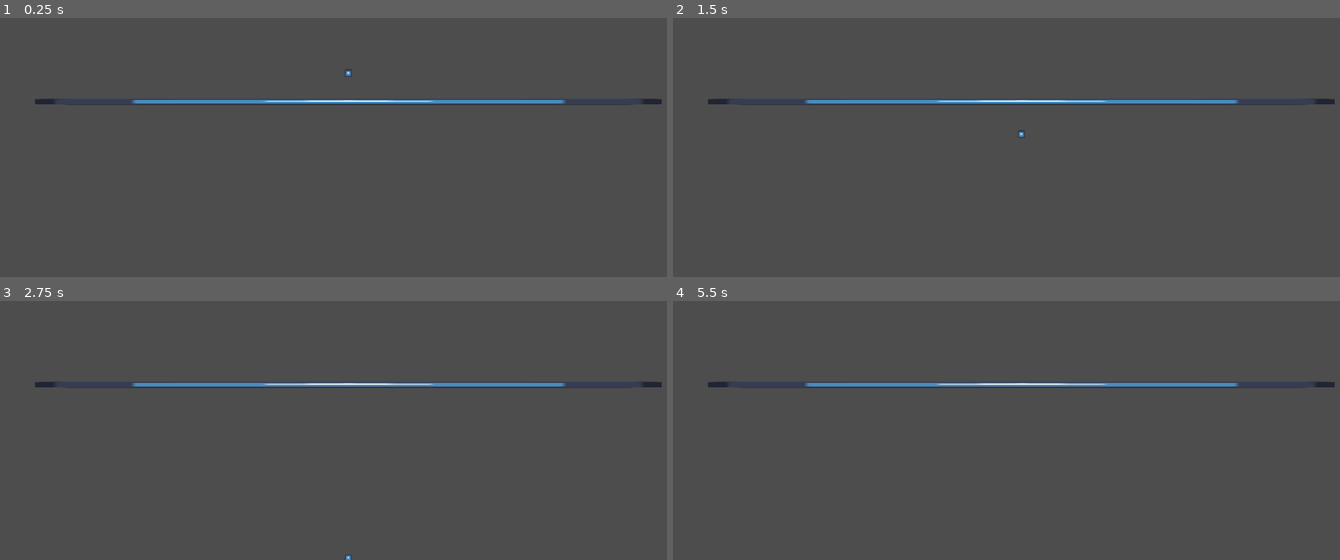
Above: before the commit, frames 1-4 (two rows, left to right).
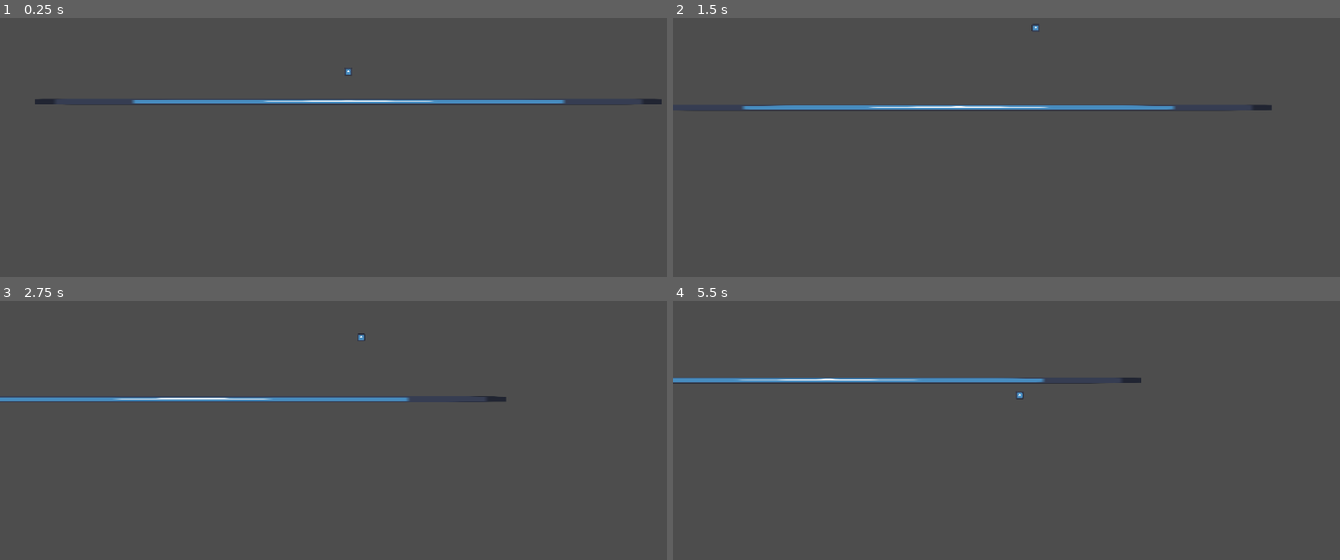
Above: after the commit, the same moments.

Repository: Shaydas1/UWGameJamSpring2025
Game: Godot game, scene res://Scenes/Testing/PlayerTest.tscn
The game is run twice, just before and just after one commit, with the same random seed, the same clock (stepped at 60 frames per second) and the same inputs. The engine's default icon, where the game draws it, is replaced by a stand-in: a white triangle on a blue panel in a dark square.
Inputs:
- Up to frame 1 (0.25 s): no input
- Up to frame 2 (1.5 s): tap Enter (ui_accept) at 0.5, 0.6, 0.77, 1.07, 1.25, 1.35 s
- Up to frame 3 (2.75 s): tap Enter (ui_accept) at 1.52, 1.82, 2.1 s
- Up to frame 4 (5.5 s): tap Enter (ui_accept) at 2.75, 2.85, 3.02, 3.32, 3.5, 3.6, 3.77, 4.07, 4.25, 4.35, 4.52, 4.82, 5.1 s

The runs differ from the first frame. In frame 1, less than 0.1% of the frame differs, in the area x 51-53%, y 19-23%; in frame 2, 2.5%, in the area x 1-100%, y 2-46%; in frame 3, 2.2%; in frame 4, 2.1%.
Error before the commit: Parse Error: Too few arguments for "clamp()" call. Expected at least 2 but received 0. (res://Scripts/Player/hook.gd:71)

Commit message:
made the controller work nicely

Diff:
--- a/uwgamejamspring2025/Scenes/Player/hook.tscn
+++ b/uwgamejamspring2025/Scenes/Player/hook.tscn
@@ -11,9 +11,7 @@
 [node name="Hook" type="RigidBody2D"]
 lock_rotation = true
 script = ExtResource("1_3f4bw")
-water_gravity_scale = null
-water_damping = null
-max_speed = null
+max_distance = 10000.0
 metadata/_custom_type_script = "uid://h75fjws6n6gm"
 
 [node name="Sprite2D" type="Sprite2D" parent="."]
--- /dev/null
+++ b/uwgamejamspring2025/Scenes/Player/player.tscn
@@ -0,0 +1,23 @@
+[gd_scene load_steps=3 format=3 uid="uid://bh31uecwwg144"]
+
+[ext_resource type="Script" uid="uid://btpwjr5kbtivy" path="res://Scripts/Player/player.gd" id="1_v0iea"]
+[ext_resource type="Script" uid="uid://gf0klh0bhd8o" path="res://Scripts/Player/jerk_controller.gd" id="2_a3d8c"]
+
+[node name="Player" type="Node2D"]
+script = ExtResource("1_v0iea")
+metadata/_custom_type_script = "uid://btpwjr5kbtivy"
+
+[node name="JerkController" type="Node" parent="."]
+script = ExtResource("2_a3d8c")
+reel_strength = 200.0
+jerk_strength = 2000.0
+metadata/_custom_type_script = "uid://gf0klh0bhd8o"
+
+[node name="JerkTimer" type="Timer" parent="JerkController"]
+wait_time = 0.5
+
+[node name="JerkBuffer" type="Timer" parent="JerkController"]
+wait_time = 0.1
+
+[node name="JerkDuration" type="Timer" parent="JerkController"]
+wait_time = 0.05
--- a/uwgamejamspring2025/Scenes/Testing/PlayerTest.tscn
+++ b/uwgamejamspring2025/Scenes/Testing/PlayerTest.tscn
@@ -1,6 +1,6 @@
 [gd_scene load_steps=5 format=3 uid="uid://co8qa22cll52f"]
 
-[ext_resource type="PackedScene" uid="uid://bh31uecwwg144" path="res://Scenes/player.tscn" id="1_e3nua"]
+[ext_resource type="PackedScene" uid="uid://bh31uecwwg144" path="res://Scenes/Player/player.tscn" id="1_e3nua"]
 [ext_resource type="PackedScene" uid="uid://d0ysbbmva5x1m" path="res://Scenes/Player/hook.tscn" id="2_xpv2e"]
 [ext_resource type="Texture2D" uid="uid://ndpwmba1hhrc" path="res://icon.svg" id="3_xpv2e"]
 
@@ -9,13 +9,17 @@
 
 [node name="PlayerTest" type="Node2D"]
 
-[node name="Camera2D" type="Camera2D" parent="."]
-zoom = Vector2(0.1, 0.1)
-
 [node name="Player" parent="." instance=ExtResource("1_e3nua")]
 position = Vector2(0, -160)
+cast_strength = 2000.0
 
 [node name="Hook" parent="Player" instance=ExtResource("2_xpv2e")]
+
+[node name="Camera2D" type="Camera2D" parent="Player/Hook"]
+position = Vector2(0, 160)
+zoom = Vector2(0.1, 0.1)
+position_smoothing_enabled = true
+drag_vertical_enabled = true
 
 [node name="water" type="Area2D" parent="." groups=["water"]]
 
--- /dev/null
+++ b/uwgamejamspring2025/Scenes/Testing/smooth_follow.gd
@@ -0,0 +1,7 @@
+extends Camera2D
+@export var target : Node2D
+
+
+func _process(delta):
+	global_position = target.position
+3
--- a/uwgamejamspring2025/Scenes/player.tscn
+++ /dev/null
@@ -1,7 +0,0 @@
-[gd_scene load_steps=2 format=3 uid="uid://bh31uecwwg144"]
-
-[ext_resource type="Script" uid="uid://btpwjr5kbtivy" path="res://Scripts/Player/player.gd" id="1_v0iea"]
-
-[node name="Player" type="Node2D"]
-script = ExtResource("1_v0iea")
-metadata/_custom_type_script = "uid://btpwjr5kbtivy"
--- /dev/null
+++ b/uwgamejamspring2025/Scripts/Player/cast_controller.gd
@@ -0,0 +1 @@
+extends Node
--- a/uwgamejamspring2025/Scripts/Player/hook.gd
+++ b/uwgamejamspring2025/Scripts/Player/hook.gd
@@ -1,73 +1,164 @@
 extends RigidBody2D
 class_name Hook
 
-@export var water_gravity_scale : float = 0.1
-@export var water_damping : float = 0
+@export var water_gravity_scale : float = 0.8
+@export var water_damping : float = 0.3
 
-@export var max_speed : float = 100000
+@export var max_fall_speed : float = 500
 
+@export var max_distance : float
+@export var jerk_cut_factor: float = 0.2
 signal entered_water
 signal exited_water
 
 signal hook_lost
 
-var in_water := false
-var paused := false
+var in_water : bool = false
+
+var reeling : bool = false
+var reel_strength : float = false
+
+var enabled : bool = false
 
 
-func pause(value: bool):
-	set_deferred("paused", value)
-	set_deferred("sleeping", value)
-	set_deferred("freeze", value)
+var target : Node2D = null
 
 
+func enable():
+	enabled = true
+	in_water = false
+	reeling = false
+	set_gravity()
+
+
+func disable():
+	enabled = false
+
+
+func cast(strength: float, angle : float):
+	if in_water:
+		return
+
+	var direction = Vector2.UP.rotated(deg_to_rad(angle))
+	call_deferred("apply_central_impulse", direction * strength)
+
+
+func _set_reeling(value: bool):
+	if not in_water:
+		return
+
+	reeling = value
+	set_gravity()
+
+
+func start_reeling(strength: float):
+	_set_reeling(true)
+	reel_strength = strength
+	print_debug(gravity_scale, in_water)
+
+
+func stop_reeling():
+	_set_reeling(false)
+	print_debug(gravity_scale, in_water)
+
+
+func _get_direction_to_target() -> Vector2:
+	return (target.global_position - global_position).normalized()
+
+
+func jerk(strength: float):
+	if not in_water:
+		return _get_direction_to_target
+
+	linear_velocity = Vector2.ZERO
+	call_deferred("apply_central_impulse", strength * _get_direction_to_target())
+
+
+func end_jerk():
+	if linear_velocity.y < 0:
+		linear_velocity.y *= jerk_cut_factor
+
+	if linear_velocity.x < 0:
+		linear_velocity.x *= jerk_cut_factor
+
+func reel():
+	apply_central_force(reel_strength * _get_direction_to_target())
+
+func initialize(target: Node2D):
+	self.target = target
+
+
+func set_gravity():
+	if reeling:
+		gravity_scale = 0
+		return
+
+	if in_water:
+		gravity_scale = water_gravity_scale
+
+	else:
+		gravity_scale = 1
+
+
+func _integrate_forces(state: PhysicsDirectBodyState2D) -> void:
+	if not enabled:
+		state.linear_velocity = Vector2.ZERO
+
+	if not in_water:
+		return
+
+	state.linear_velocity.x = move_toward(state.linear_velocity.x, 0.0, 0.1 * state.step)
+
+
+func _physics_process(delta):
+	if not enabled:
+		return
+
+
+
+	if position.x < 0:
+		position.x = 0
+
+	if in_water:
+		if reeling:
+			reel()
+		if linear_velocity.y > max_fall_speed:
+			linear_velocity.y = max_fall_speed
+
+	var offset = global_position - target.global_position
+
+	if offset.length() > max_distance and linear_velocity.dot(offset) > 0:
+		apply_central_impulse(-linear_velocity.project(offset.normalized())*1.5)
+
 func on_enter_water():
-	if paused:
-		return
-	print_debug("enter water")
-
-	gravity_scale = water_gravity_scale
+	in_water = true
+	set_gravity()
+	linear_velocity.x = 0
 	linear_damp = water_damping
-	in_water = true
 	emit_signal("entered_water")
 
 
 func on_exit_water():
-	if paused:
-		return
-	print_debug("exit water")
-
-	gravity_scale = 1.0
+	in_water = false
+	set_gravity()
 	linear_damp = 0.1
-	in_water = false
 	emit_signal("exited_water")
 
 
 func _on_area_entered(area):
+	if not enabled:
+		return
 
 	if area.is_in_group("water"):
 		on_enter_water()
 
-	if paused:
-		return
 
 	if area.is_in_group("rock"):
 		emit_signal("hook_lost")
 
 func _on_area_exit(area):
+	if not enabled:
+		return
+
 	if area.is_in_group("water"):
 		on_exit_water()
-
-
-func _physics_process(delta):
-	if in_water:
-		if position.x < 0:
-			position.x = 0
-
-		var vel = linear_velocity
-
-		vel.y = clamp(vel.y, -INF, 100)
-
-		linear_velocity.clamp()
-		if linear_velocity.length() > max_speed:
-			linear_velocity = linear_velocity.normalized() * max_speed
--- /dev/null
+++ b/uwgamejamspring2025/Scripts/Player/jerk_controller.gd
@@ -0,0 +1,62 @@
+extends Node
+class_name RodController
+
+@export var reel_strength: float = 100
+@export var jerk_strength: float = 500
+
+@onready var can_jerk_timer: Timer = $JerkTimer
+@onready var jerk_buffer_timer: Timer = $JerkBuffer
+
+
+var can_jerk_hook : bool = true
+
+var jerk_buffer_frames = 5
+var jerk_buffered = true
+
+@onready var hook : Hook
+
+var enabled : bool = false
+
+func initialize(hook: Hook):
+	self.hook = hook
+
+
+func reset():
+	can_jerk_hook = true
+	jerk_buffered = false
+
+
+func _ready():
+	can_jerk_timer.connect("timeout", func(): can_jerk_hook = true)
+	jerk_buffer_timer.connect("timeout", func(): jerk_buffered = false)
+
+func enable():
+	reset()
+	enabled = true
+
+
+func disable():
+	enabled = false
+
+
+func _process(delta):
+	if not enabled:
+		return
+
+	if Input.is_action_just_pressed("ui_accept"):
+		jerk_buffered = true
+		jerk_buffer_timer.start()
+		hook.start_reeling(reel_strength)
+
+	if Input.is_action_just_released("ui_accept"):
+		jerk_buffered = false
+		hook.stop_reeling()
+		hook.end_jerk()
+
+	if can_jerk_hook and jerk_buffered:
+		hook.jerk(jerk_strength)
+
+		can_jerk_hook = false
+		can_jerk_timer.start()
+
+		jerk_buffered = false
--- a/uwgamejamspring2025/Scripts/Player/player.gd
+++ b/uwgamejamspring2025/Scripts/Player/player.gd
@@ -1,11 +1,8 @@
 extends Node2D
 class_name Player
 
-@export var cast_strength: float = 1000.0
+@export var cast_strength: float = 5000.0
 @export var cast_angle: float = 45
-
-@export var reel_strength: float = 1000
-@export var jerk_strength: float = 1000
 
 @onready var hook : Hook
 
@@ -14,10 +11,13 @@
 
 func _ready():
 	hook = get_node("Hook")
-	take_hook()
+	on_hook_exit_water()
 
-	hook.exited_water.connect(self.take_hook)
+	hook.initialize(self)
+	$JerkController.initialize(hook)
 
+	hook.exited_water.connect(self.on_hook_exit_water)
+	hook.entered_water.connect(self.on_hook_enter_water)
 
 
 func _process(delta):
@@ -25,26 +25,21 @@
 		if Input.is_action_just_pressed("ui_accept"):
 			cast_hook()
 
-	else:
-		if Input.is_action_just_pressed("ui_accept"):
-			reel_hook(delta)
 
+func on_hook_exit_water():
+	hook.disable()
+	$JerkController.disable()
 
-func take_hook():
-
-	hook.pause(true)
 	hook.set_deferred("position", Vector2.ZERO)
-	hook.set_deferred("linear_velocity", Vector2.ZERO)
 	hook_held = true
 
 
-func cast_hook():
-	var direction = Vector2.UP.rotated(deg_to_rad(cast_angle))
-	hook.pause(false)
-	hook.call_deferred("apply_central_impulse", direction * cast_strength)
-	hook_held = false
+
+func on_hook_enter_water():
+	$JerkController.enable()
 
 
-func reel_hook(delta):
-	var direction = (global_position - hook.global_position).normalized()
-	hook.call_deferred("apply_central_impulse", direction * reel_strength)
+func cast_hook():
+	hook.enable()
+	hook.cast(cast_strength, cast_angle)
+	hook_held = false
Not shown, added: uwgamejamspring2025/Scenes/Testing/smooth_follow.gd.uid
Not shown, added: uwgamejamspring2025/Scripts/Player/cast_controller.gd.uid
Not shown, added: uwgamejamspring2025/Scripts/Player/jerk_controller.gd.uid
